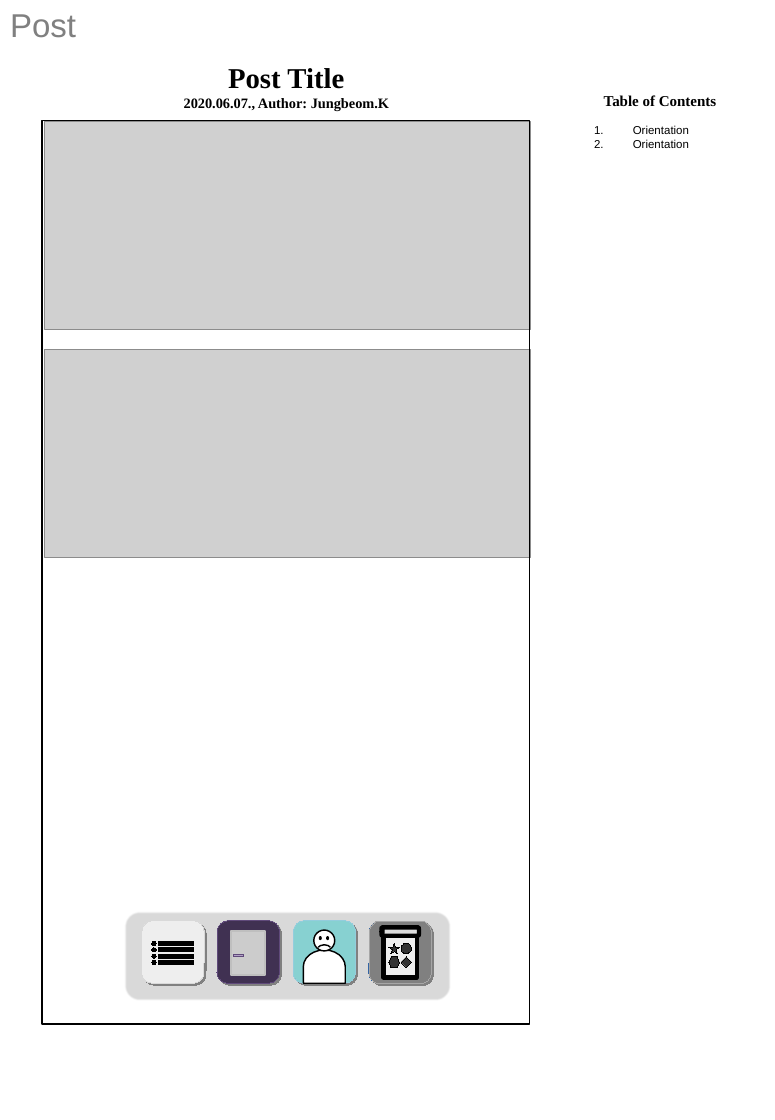
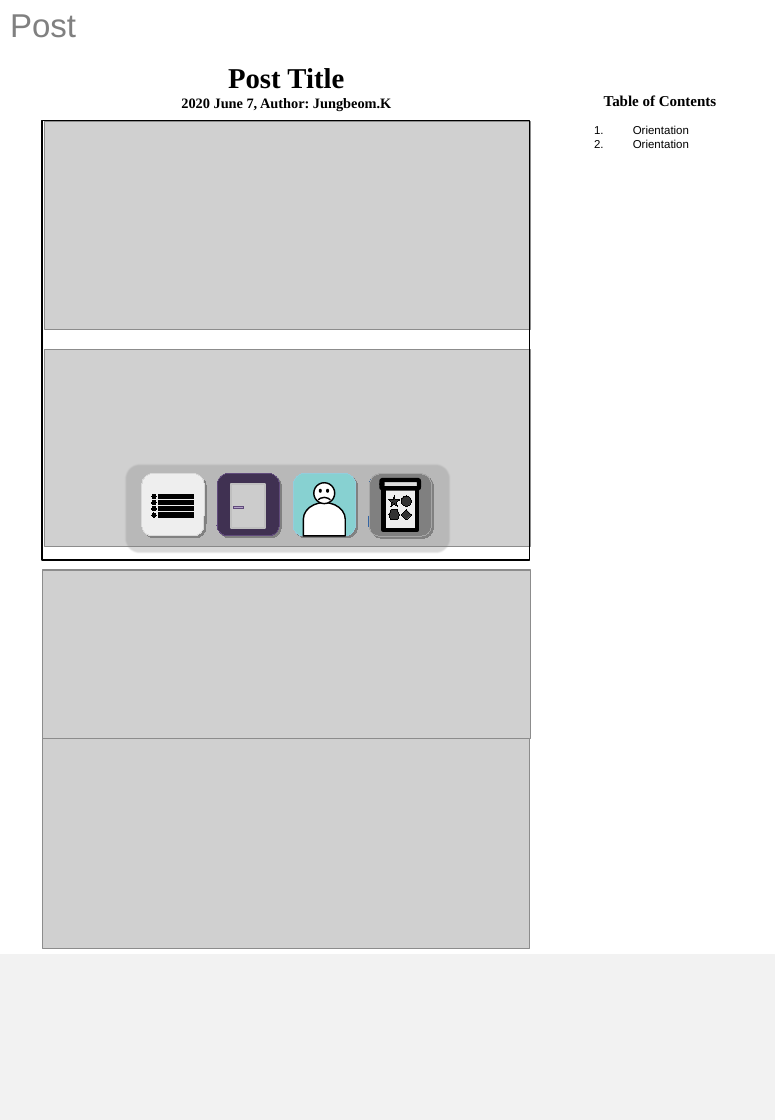
Before and after one commit to Kojungbeom/kojungbeom.github.io, a slide deck: slide 2 of icon.pptx. Drawn at 775x1120 pixels with LibreOffice and Linux fonts; fonts in the diff are those of the drawing; grey boxes stand for pictures. Boxes give left, top, right and bottom in pixels: in the first picture for what was removed or moved away, otherwise in the second. Text is boxed around its words. In the diff, an @@ line names an element or a change of style, - is before the commit and + after.

```diff
--- a/icon.pptx
+++ b/icon.pptx
@@ text in rectangle at bbox=[181, 98, 391, 111]: text changed @@
-2020.06.07., Author: Jungbeom.K
+2020 June 7, Author: Jungbeom.K
@@ rectangle: place and size @@
-rectangle at bbox=[41, 121, 529, 1024]
+rectangle at bbox=[41, 121, 529, 560]
@@ picture: place and size @@
-picture at bbox=[44, 349, 530, 557]
+picture at bbox=[44, 349, 530, 547]
@@ 6 freeform shapes, 3 rectangles, 2 ellipses, 1 cylinder, 1 diamond, 1 flow chart preparation: place and size @@
-6 freeform shapes, 3 rectangles, 2 ellipses, 1 cylinder, 1 diamond, 1 flow chart preparation at bbox=[142, 921, 431, 984]
+6 freeform shapes, 3 rectangles, 2 ellipses, 1 cylinder, 1 diamond, 1 flow chart preparation at bbox=[142, 473, 431, 536]
@@ 6 ellipses, 4 rectangles, 1 rounded rectangle, 1 flow chart delay, 1 freeform shape, 1 arc (boxed as its full ellipse): place and size @@
-6 ellipses, 4 rectangles, 1 rounded rectangle, 1 flow chart delay, 1 freeform shape, 1 arc (boxed as its full ellipse) at bbox=[125, 910, 451, 1000]
+6 ellipses, 4 rectangles, 1 rounded rectangle, 1 flow chart delay, 1 freeform shape, 1 arc (boxed as its full ellipse) at bbox=[125, 464, 451, 554]
@@ picture added at bbox=[42, 569, 530, 738] @@
@@ picture added at bbox=[42, 738, 530, 948] @@
@@ rectangle added at bbox=[0, 956, 775, 1118], fill #F2F2F2, outline #F2F2F2 2 pt @@
```
Also in this commit, not shown: 3 other slides changed.
